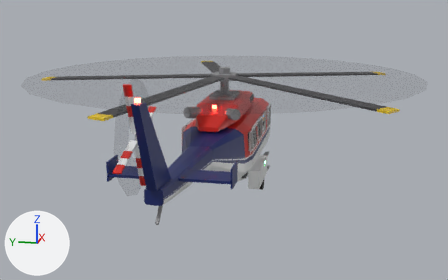
A saved change to the glTF model web/public/intro/heli.glb.
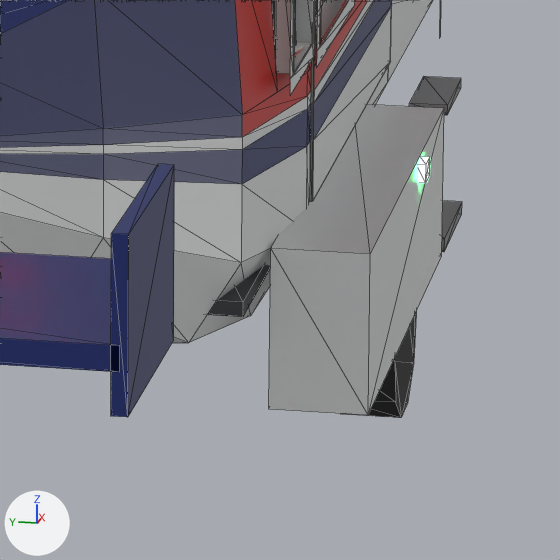
There are two pictures of each version: one whole from a camera (50 mm lens) standing at (-22.78, -4.53, 7.48) and looking at (-1.57, -0.29, 2.18), one close up on the part from 49% to 63% of the width and 51% to 73% of the height. Arrows for +X, +Y and +Z are at lower left; the lights stay in place. The older version's two pictures come first. The close-ups show mesh edges as thin lines. Where no turn or scale is listed for an object, it has been applied to the vertices. Vertices at exactly the same position are counted once.

The first close-up shows 'HeliBody', 'HeliDoorR', 'HeliMainGearR'.
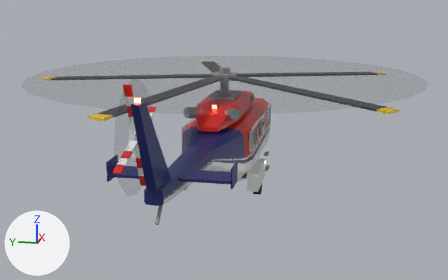
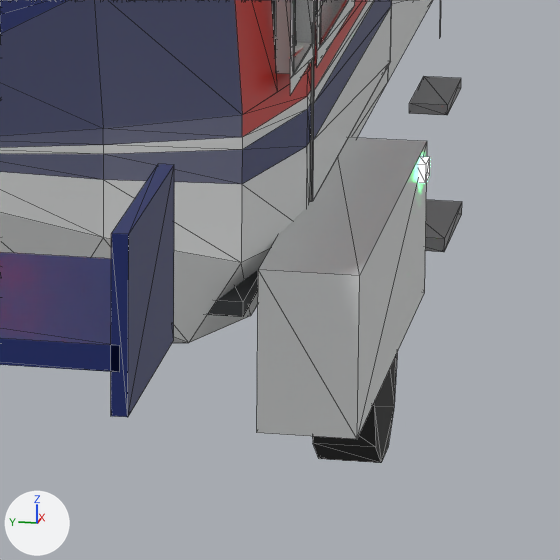
Pixel boxes (x1, y1, x2, y2) of what changed, in the close-ups (560 x 560 px; the box of a moved part takes in the faces that stretch with it):
'HeliBody', reshaped: before (0, 0, 462, 417); after (0, 0, 462, 439)
'HeliMainGearR', moved: before (347, 313, 416, 418); after (312, 354, 397, 463)
part 1 of me_helibody, moved or reshaped: before (269, 104, 444, 415); after (257, 137, 427, 439)

What changed in the scene script:
```text
Change me_helibody:
    where me_helibody.from_pydata(...)  # 2321 vertices, 3482 faces; spans x -10.1..6.7, y -1.7..1.7, z 0.4..5.1
    used by ob_helibody; location = (0.0, 0.0, 0.0)
    me_helibody part 1: the loose piece of 8 vertices spanning x -1.7..0.6, y -1.6..-1.2, z 0.5..1.1 is scaled about its middle by (0.889, 1, 1), then moved by (-0.4, 0.0, 0.0)
Change ob_helimaingearr:
    ob_helimaingearr.location: (-0.3, -1.43, 0.8) -> (-0.9, -1.43, 0.8)
```
